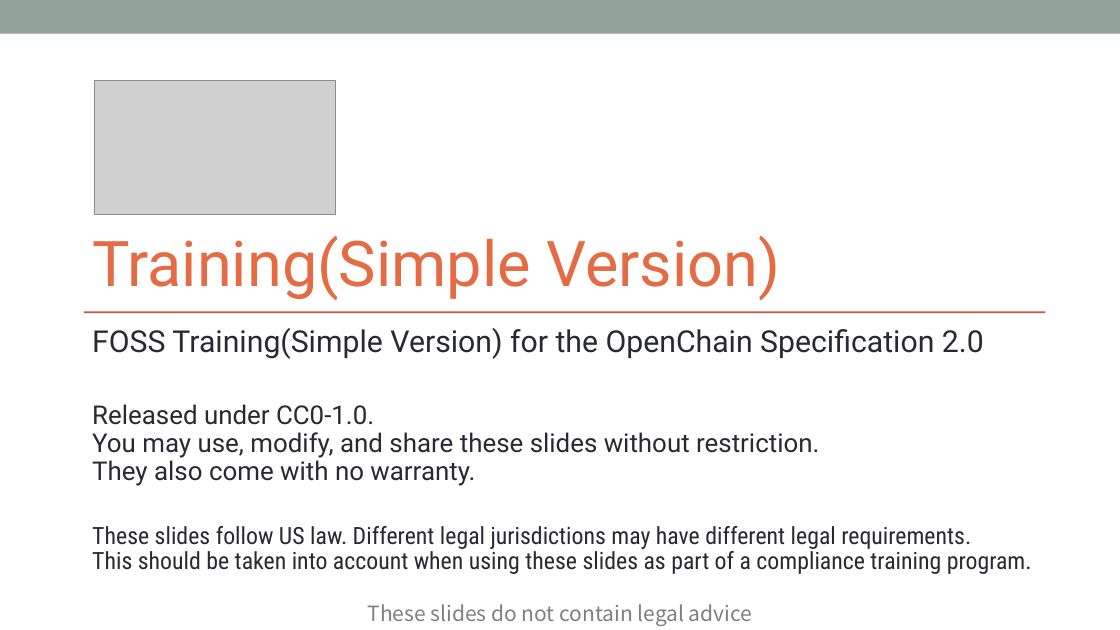
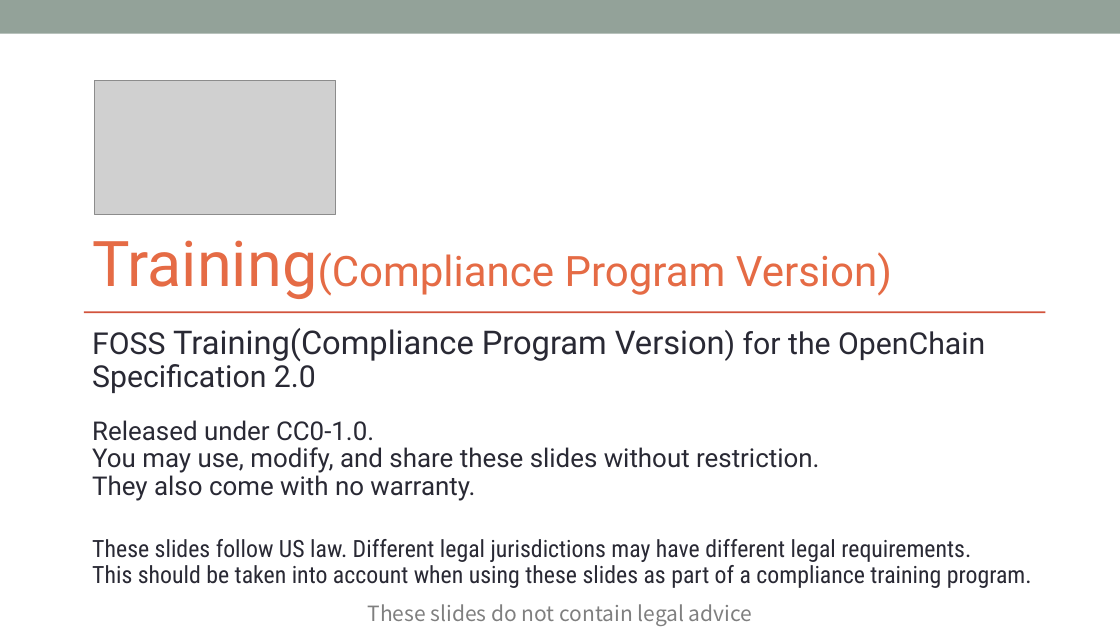
Before and after one commit to OpenChain-Project/OpenChain-JWG, a slide deck: slide 1 of Education_Material/Training/Training-FOSS-compl-process-en.pptx. Drawn at 1120x630 pixels with LibreOffice and Linux fonts; fonts in the diff are those of the drawing; grey boxes stand for pictures. Boxes give left, top, right and bottom in pixels: in the first picture for what was removed or moved away, otherwise in the second. Text is boxed around its words. In the diff, an @@ line names an element or a change of style, - is before the commit and + after.

Commit message:
Please update the Training-FOSS-compl-process.
Please update the Training-FOSS-compl-process.

```diff
--- a/Education_Material/Training/Training-FOSS-compl-process-en.pptx
+++ b/Education_Material/Training/Training-FOSS-compl-process-en.pptx
@@ text at (92,240,892,299): text changed; size 54 to 36 pt @@
-Training(Simple Version)
+Training(Compliance Program Version)
@@ text at (92,328,985,393): text changed @@
-FOSS Training(Simple Version) for the OpenChain Specification 2.0
+FOSS Training(Compliance Program Version) for the OpenChain Specification 2.0
```
Also in this commit, not shown: 1 other slide changed, 1 other file.
